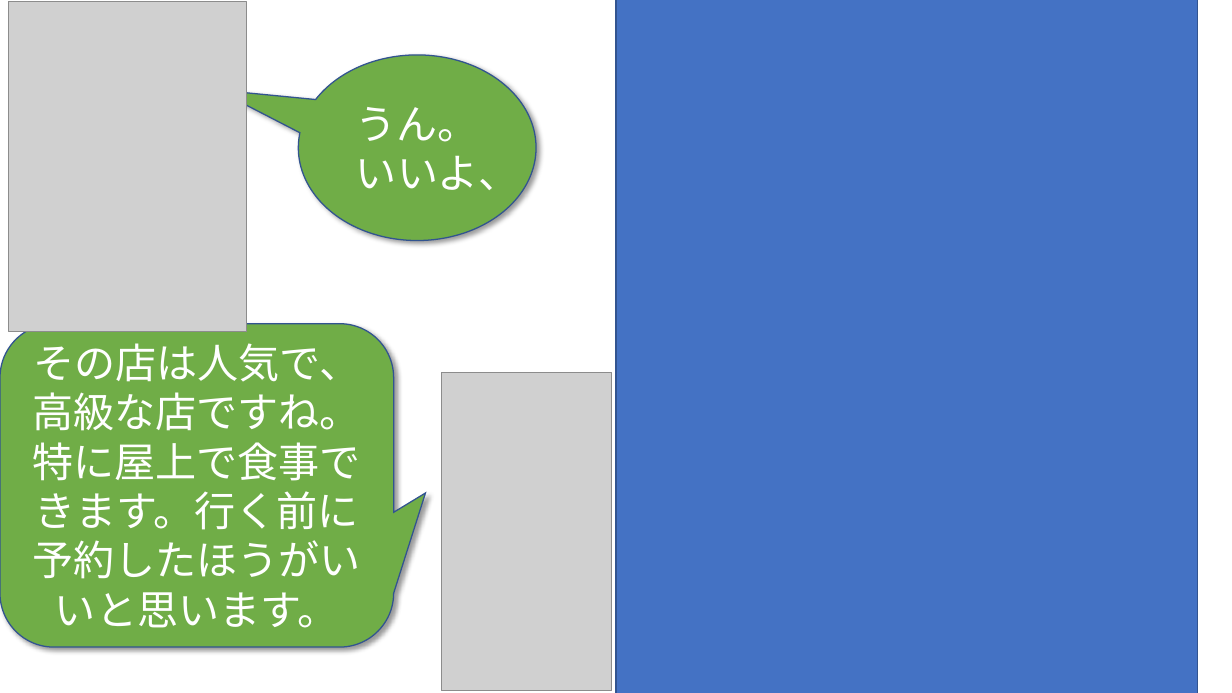
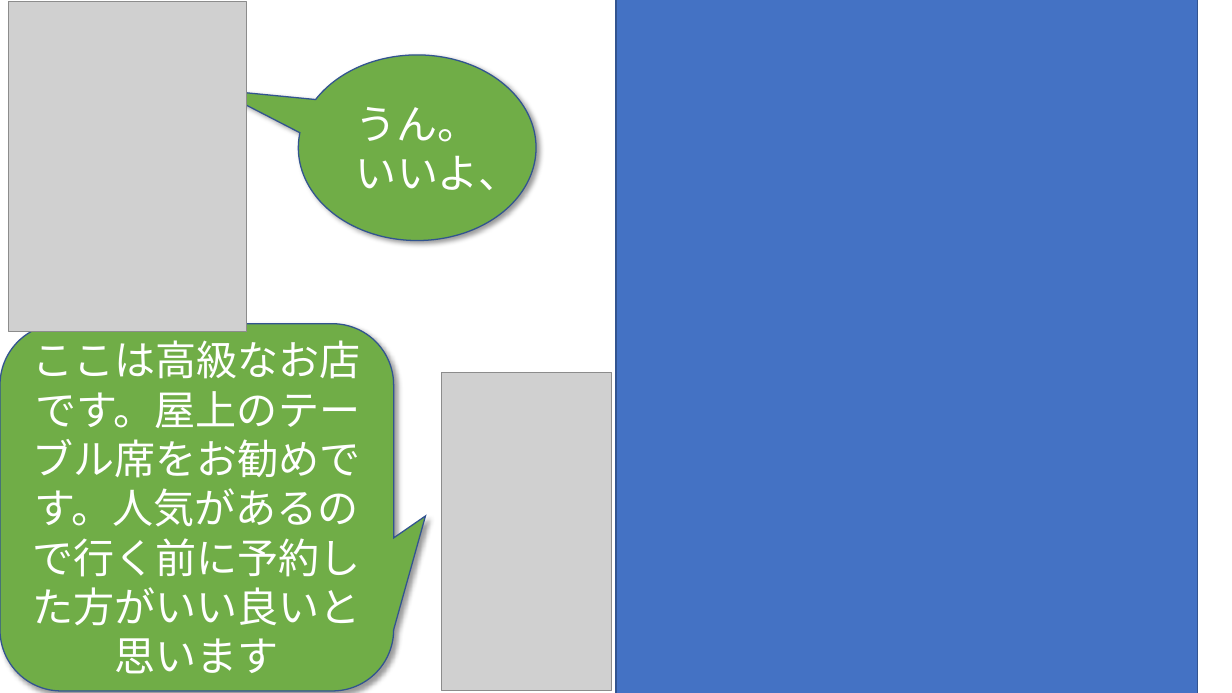
Before and after one commit to phuchung97/phuchung97.github.io, a slide deck: slide 15 of design/story.pptx. Drawn at 1232x693 pixels with LibreOffice and Linux fonts; fonts in the diff are those of the drawing; grey boxes stand for pictures; background and template pictures are left out. Boxes give left, top, right and bottom in pixels: in the first picture for what was removed or moved away, otherwise in the second. Text is boxed around its words. In the diff, an @@ line names an element or a change of style, - is before the commit and + after.

```diff
--- a/design/story.pptx
+++ b/design/story.pptx
@@ rounded speech box "ここは高級なお店です。屋上のテーブル席をお勧めです。人気があるので行く前に予約した方がいい良いと思います": place and size @@
-rounded speech box "ここは高級なお店です。屋上のテーブル席をお勧めです。人気があるので行く前に予約した方がいい良いと思います" at (0,323,394,647)
+rounded speech box "ここは高級なお店です。屋上のテーブル席をお勧めです。人気があるので行く前に予約した方がいい良いと思います" at (0,323,394,690)
@@ text in rounded speech box at (32,340,361,674): text changed @@
-その店は人気で、高級な店ですね。特に屋上で食事できます。行く前に予約したほうがいいと思います。
+ここは高級なお店です。屋上のテーブル席をお勧めです。人気があるので行く前に予約した方がいい良いと思います
```
Also in this commit, not shown: 7 other slides changed, 14 other files.
